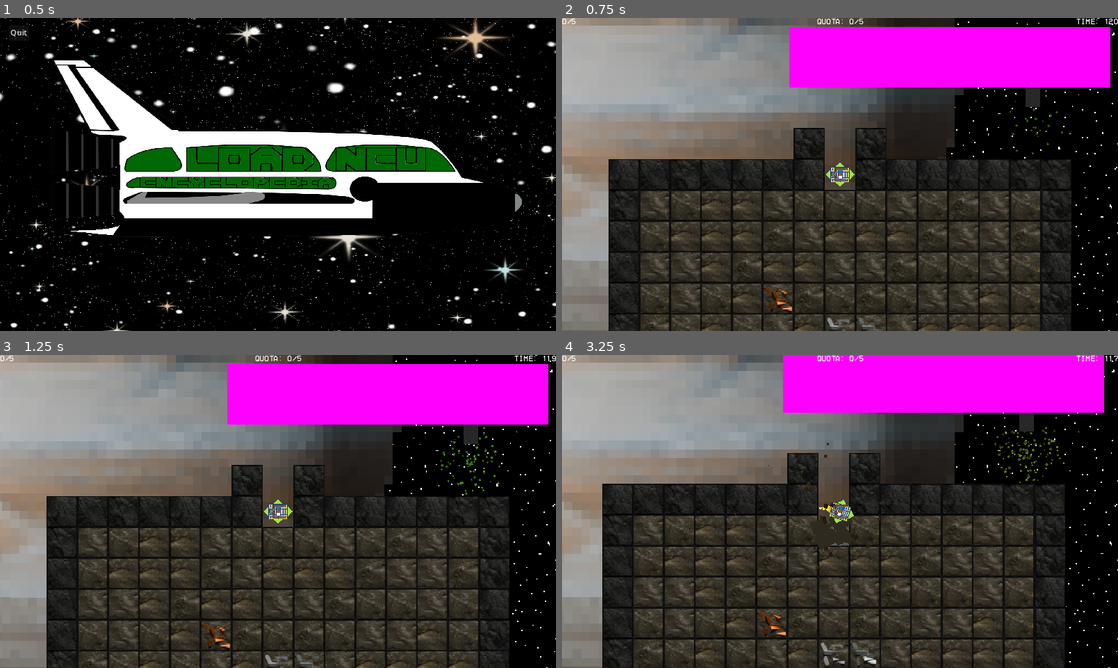
Above: before the commit, frames 1-4 (two rows, left to right).
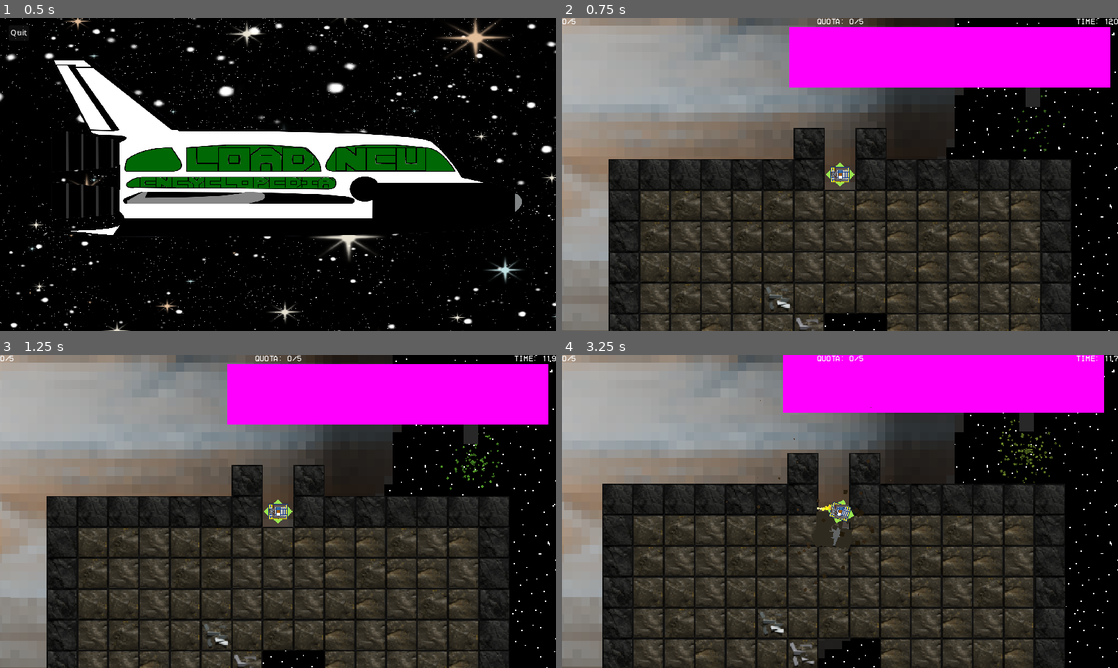
Above: after the commit, the same moments.

Repository: MissionToPsyche-Iridium/iridium_21q_web_game-csu
Game: Godot game, scene res://Menus/menus.tscn
Same seed, same stepped clock (60 frames per second), same inputs: the game is played once before the commit and once after it.
Inputs (mouse positions are in pixels of both pictures, inside the frame that each line leads up to):
- Up to frame 1 (0.5 s): no input
- Up to frame 2 (0.75 s): click "New" at 0.5 s
- Up to frame 3 (1.25 s): no input
- Up to frame 4 (3.25 s): move the mouse to (962, 495) at 1.27 s; hold D (right) 1.28-2.03 s; tap Space (Leave) at 1.35, 2.1, 2.85 s; move the mouse to (728, 527) at 2.02 s; hold S (down) 2.03-2.78 s; move the mouse to (895, 442) at 2.77 s; hold D (right) from 2.78 s (still down)

Frame 1 is identical in both runs. In frame 2, 5.6% of the frame differs, in the area x 8-92%, y 24-100%; in frame 3, 5.8%; in frame 4, 6.9%, in the area x 7-91%, y 14-100%.

Commit message:
Cooling_system, BuzzCore

Diff:
--- /dev/null
+++ b/Assets/items/Passive/BuzzCore.gd
@@ -0,0 +1,14 @@
+class_name BuzzCore
+extends Item
+
+func _init() -> void:
+	name = "Buzz Core"
+	tooltip = "Breaks multiple blocks in a buzzing burst."
+	effecttext = ["[color=yellow]+3 extra tiles[/color] mined instantly"]
+	rarity = 3
+	sprite = null
+	maxstacks = 1
+	price = 16
+
+func on_get():
+	Dronestats.buzz_strength = 3
--- /dev/null
+++ b/Assets/items/Passive/CoolingSystem.gd
@@ -0,0 +1,14 @@
+class_name CoolingSystem
+extends Item
+
+func _init() -> void:
+	name = "Cooling System"
+	tooltip = "Prevents overheating – mine continuously."
+	effecttext = ["[color=cyan]No mining cooldown[/color]"]
+	rarity = 2
+	sprite = null  # Assign your sprite here
+	maxstacks = 1
+	price = 6
+
+func on_get():
+	Dronestats.has_cooling_system = true
--- a/Assets/items/base/itemdict.gd
+++ b/Assets/items/base/itemdict.gd
@@ -10,6 +10,9 @@
 	passives.append(WeightedCoin.new())
 	passives.append(Turbo.new())
 	passives.append(MagnetBooster.new())
+	passives.append(CoolingSystem.new())
+	passives.append(BuzzCore.new())
+
 
 func get_item(index: int) -> Item:
 	var item: Item = passives[0] #If something goes very wrong with the code, lucky egg is used to stop errors.
